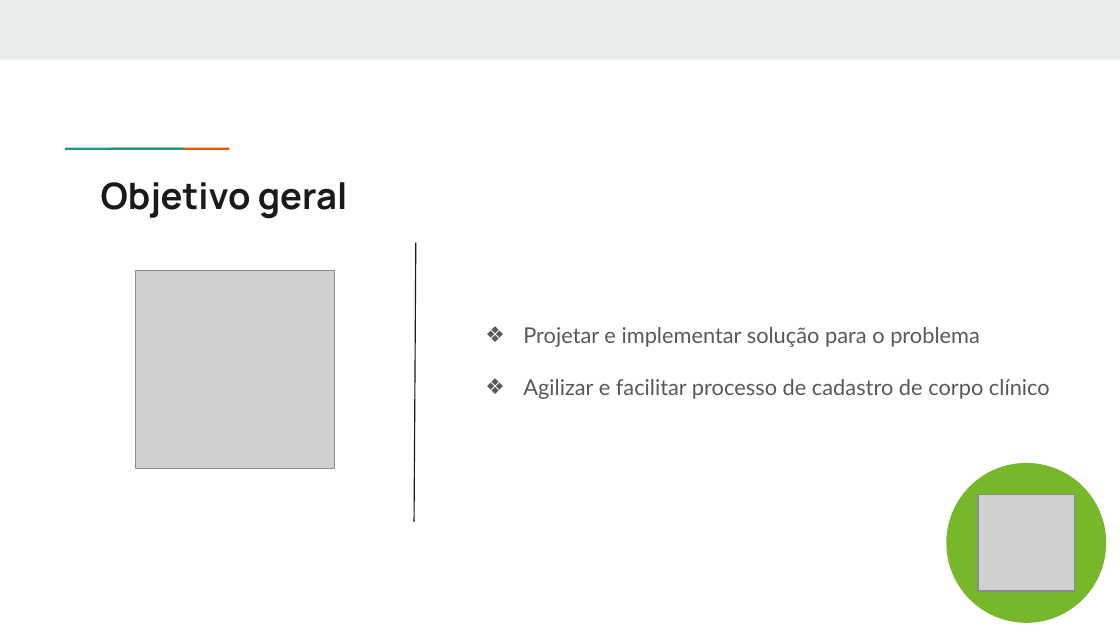
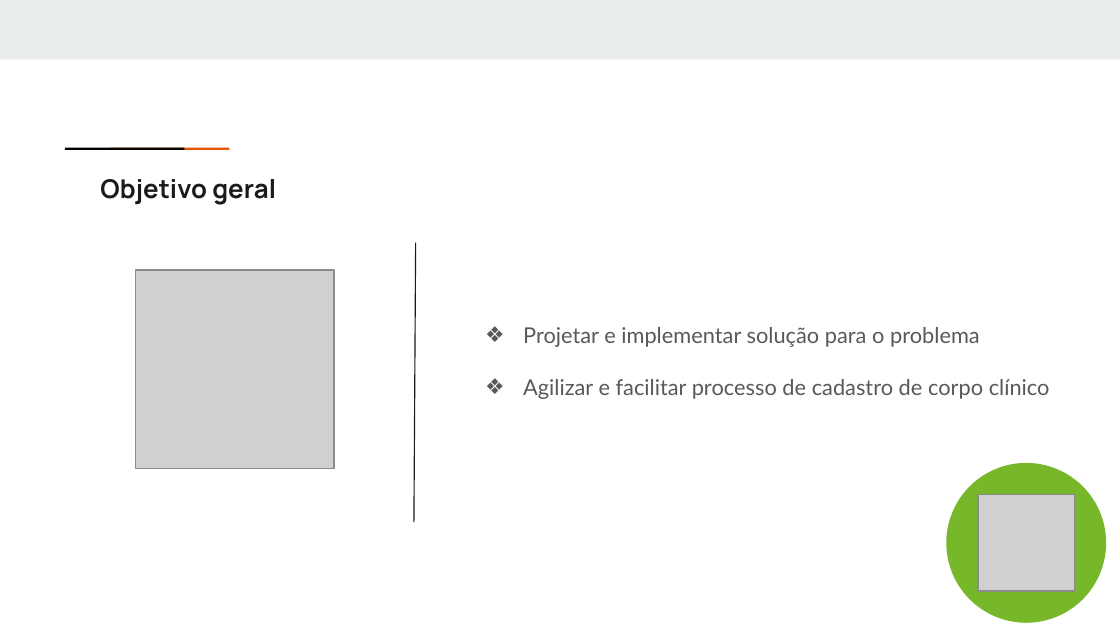
Before and after one commit to ICEI-PUC-Minas-PPLES-TI/plf-es-2021-2-ti4-0658100-corpoclinico, a slide deck: slide 6 of Divulgacao/Apresentacao/Sprint 05 - Apresentação Final.pptx. Drawn at 1120x630 pixels with LibreOffice and Linux fonts; fonts in the diff are those of the drawing; grey boxes stand for pictures. Boxes give left, top, right and bottom in pixels: in the first picture for what was removed or moved away, otherwise in the second. Text is boxed around its words. In the diff, an @@ line names an element or a change of style, - is before the commit and + after.

```diff
--- a/Divulgacao/Apresentacao/Sprint 05 - Apresentação Final.pptx
+++ b/Divulgacao/Apresentacao/Sprint 05 - Apresentação Final.pptx
@@ rectangle: place and size @@
-rectangle at <box>102,146,148,151</box>
+rectangle at <box>64,147,184,150</box>
@@ rectangle at <box>64,147,184,150</box>: fill #1A9988 to #000000 @@
@@ rectangle: place and size @@
-rectangle at <box>147,146,193,151</box>
+rectangle at <box>111,148,230,150</box>
@@ text "Objetivo geral" at <box>100,179,276,205</box>: size 23.4 to 16.6 pt @@
@@ line removed from (416, 243) to (414, 522) @@
@@ freeform shape added at <box>414,243,417,523</box>, outline #1A1A1A 0.75 pt @@
```
Also in this commit, not shown: 8 other slides changed, 6 slides added, 5 slides removed, 1 other file.
